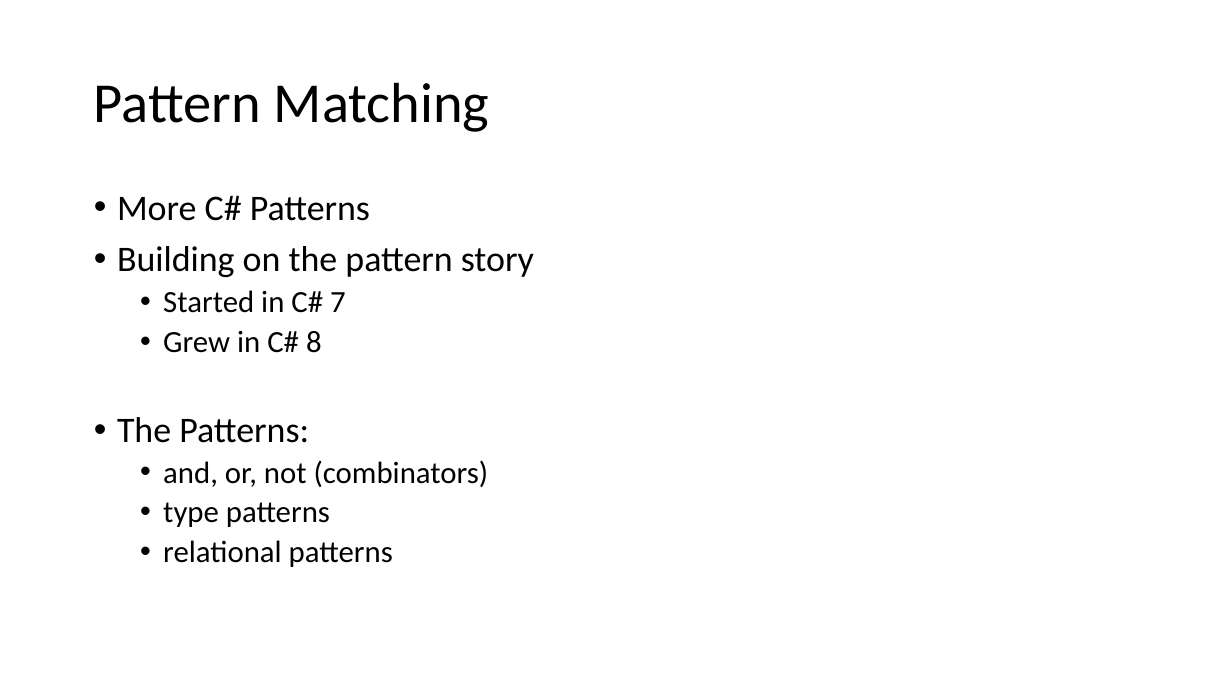
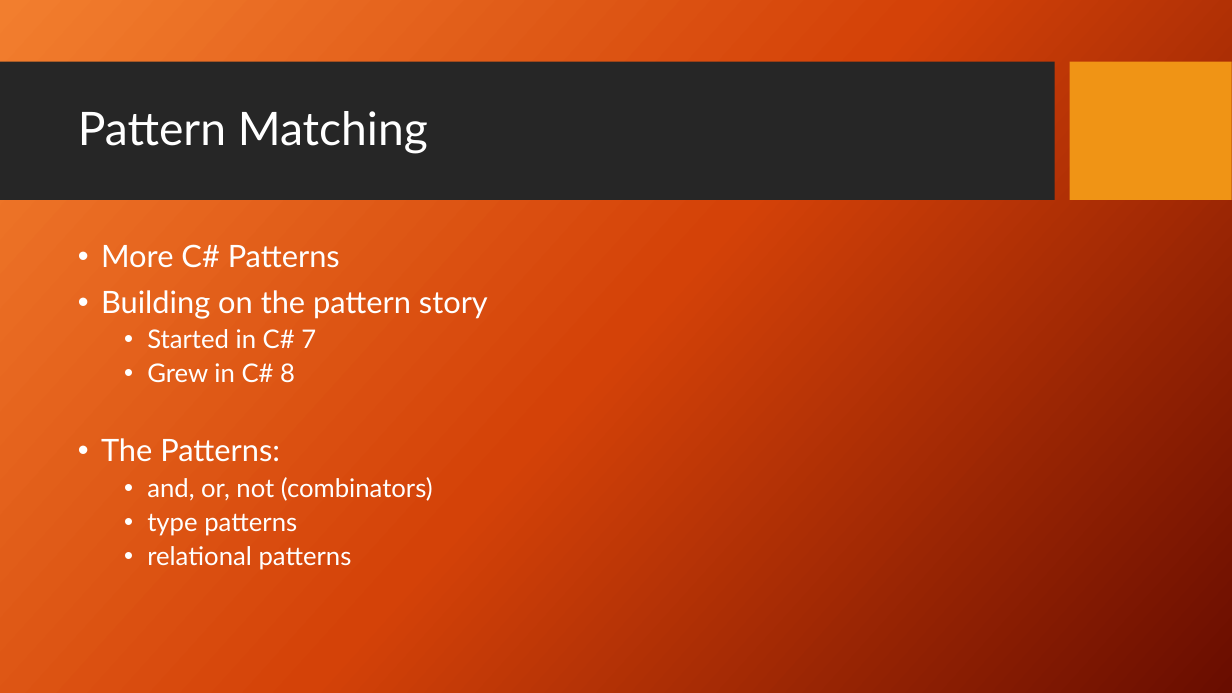
Before and after one commit to JoeMayo/WhatsNewInCSharp9, a slide deck: slide 6 of WhatsNewInCSharp9.pptx (slide 5 before the commit). Drawn at 1232x693 pixels with LibreOffice and Linux fonts; fonts in the diff are those of the drawing; background and template pictures are left out. Boxes give left, top, right and bottom in pixels: in the first picture for what was removed or moved away, otherwise in the second. Text is boxed around its words. In the diff, an @@ line names an element or a change of style, - is before the commit and + after.

```diff
--- a/WhatsNewInCSharp9.pptx
+++ b/WhatsNewInCSharp9.pptx
@@ background #FFFFFF to picture (left out) @@
@@ rectangle added at <box>0,62,1055,201</box>, fill #262626 @@
@@ title "Pattern Matching": place and size @@
-title "Pattern Matching" at <box>94,82,490,132</box>
+title "Pattern Matching" at <box>78,111,428,154</box>
@@ title "Pattern Matching" at <box>78,111,428,154</box>: size 44 to 36 pt, font Calibri to Lato, text colour #000000 to #FFFFFF @@
@@ rectangle added at <box>1070,62,1232,201</box>, fill #F09415 @@
@@ text "More C# Patterns": place and size @@
-text "More C# Patterns" at <box>117,195,534,567</box>
+text "More C# Patterns" at <box>101,244,488,570</box>
@@ text "More C# Patterns" at <box>101,244,488,570</box>: size 28 to 24 pt in "More C# Patterns", "Building on the pattern story", "The Patterns:"; font Calibri to Lato, text colour #000000 to #FFFFFF; size 24 to 20 pt in "Started in C# 7", "Grew in C# 8", "and, or, not (combinators)", "type patterns" and 1 more places @@
```
Also in this commit, not shown: 8 other slides changed, 1 slide added, 3 other files.
